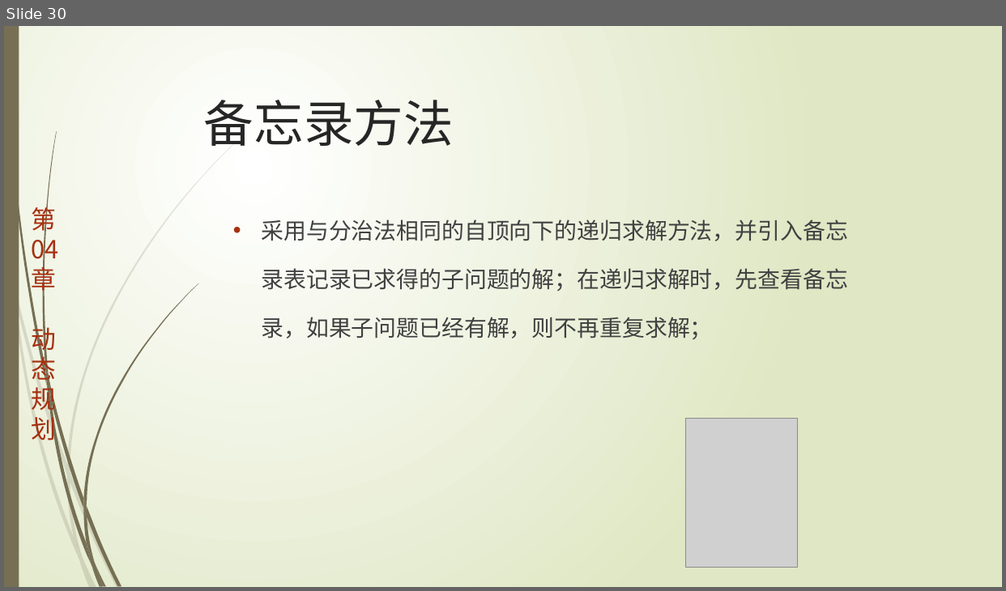
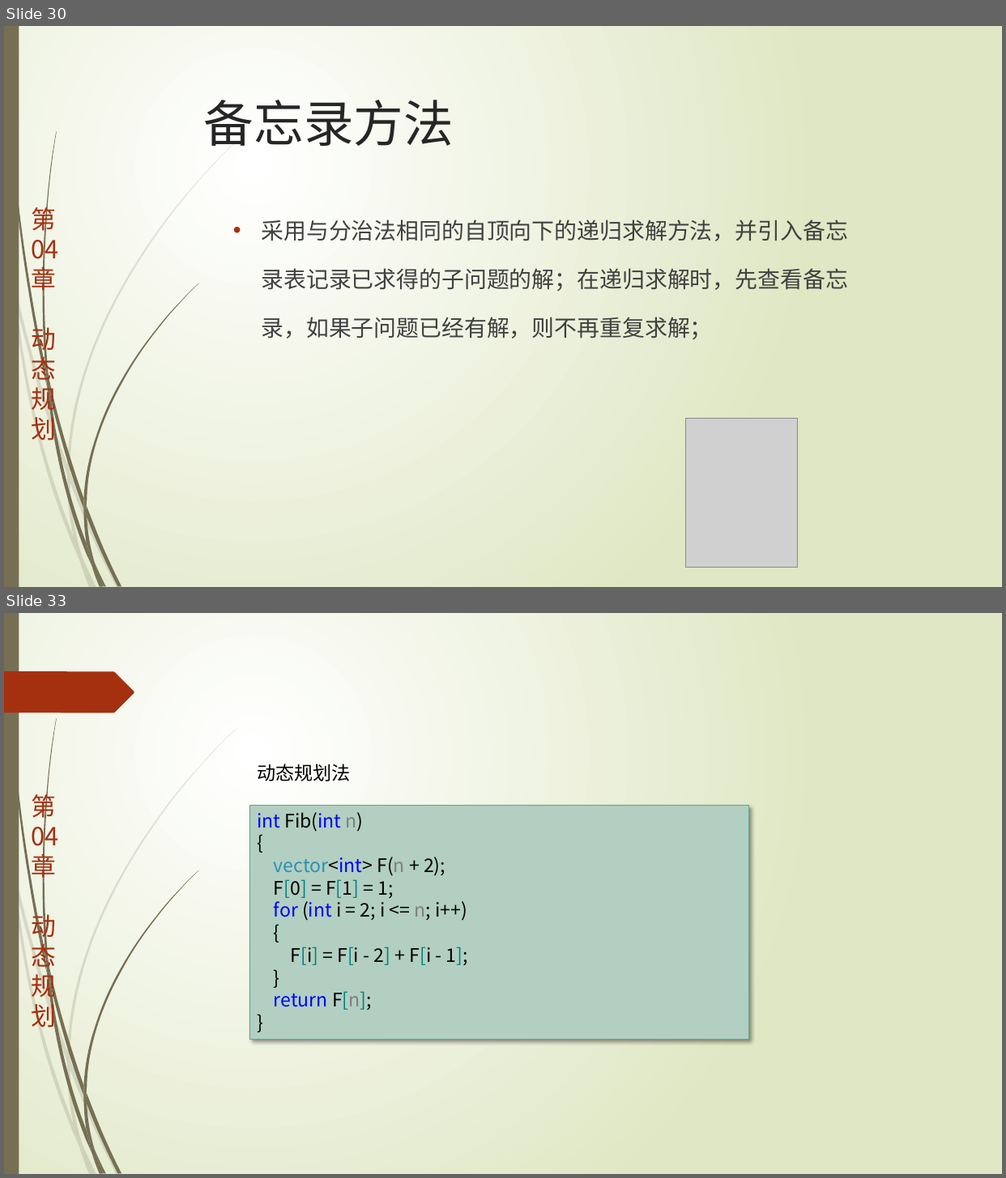
Before and after one commit to TeacherPeng/AlgorithmDesign, a slide deck: 教案/第04章.动态规划.pptx. Shown one above the other, each under a label of ours: slide 30 before the commit, slides 30 and 33 after it; the slides between them are not shown. The pictures are 1006x591 and 1006x1178 pixels, drawn with LibreOffice and Linux fonts; fonts in the diff are those of the drawing; grey boxes stand for pictures. Boxes give left, top, right and bottom in pixels: in the first picture for what was removed or moved away, otherwise in the second. Text is boxed around its words. In the diff, an @@ line names an element or a change of style, - is before the commit and + after.

Commit message:
更新动态规划教案。

```diff
--- a/教案/第04章.动态规划.pptx
+++ b/教案/第04章.动态规划.pptx
@@ slide 33 added at [4, 613, 1002, 1174], background gradient #FFFFFF to #DFE8C4; not listed: 24 template elements that a slide beside it also shows @@
@@ freeform shape added at [4, 671, 134, 713], fill #A53010 @@
@@ text added at [257, 764, 350, 781], 18 pt, text #000000 @@
+动态规划法
@@ rectangle added at [249, 806, 749, 1040], fill #B3CFC2, outline #65A48B 0.75 pt, 18 pt, text #000000 @@
+int Fib(int n)
+{
+vector<int> F(n + 2);
+F[0] = F[1] = 1;
+for (int i = 2; i <= n; i++)
+{
+F[i] = F[i - 2] + F[i - 1];
+}
+return F[n];
+}
```
Also in this commit, not shown: 5 other slides added.
